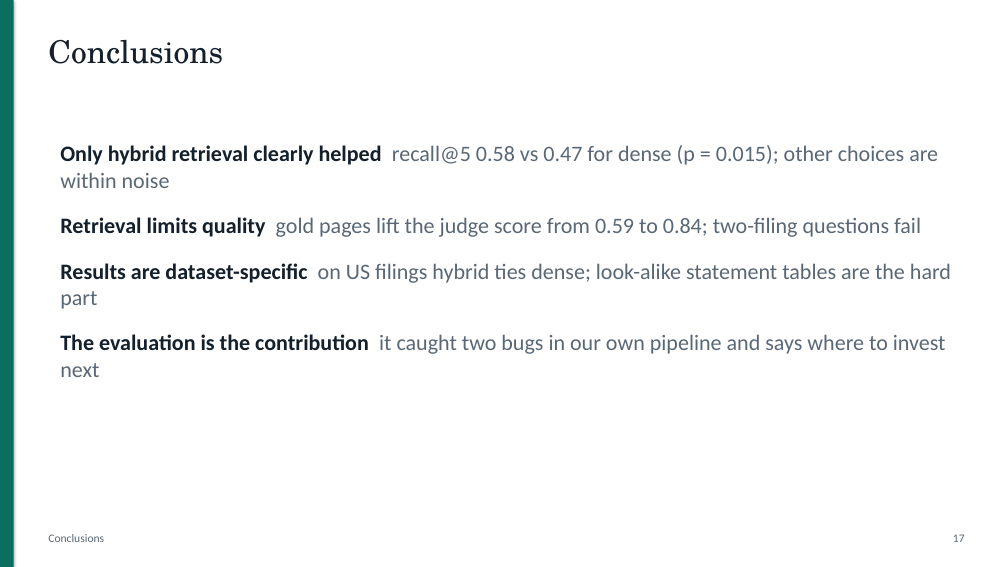
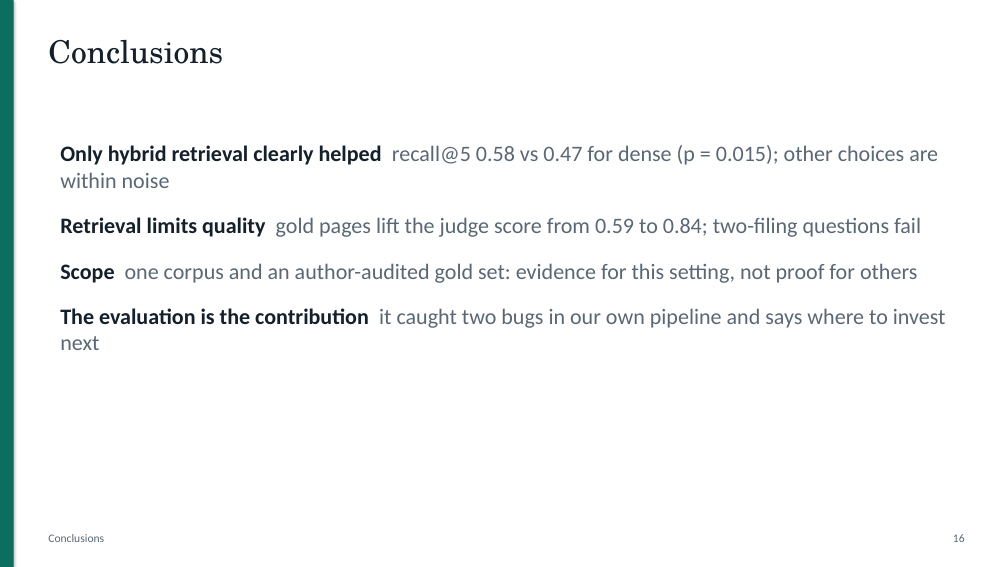
Before and after one commit to DarkkReaper007/RAG-for-financial-analysis, a slide deck: slide 16 of paper/slides.pptx (slide 17 before the commit). Drawn at 1008x567 pixels with LibreOffice and Linux fonts; fonts in the diff are those of the drawing. Boxes give left, top, right and bottom in pixels: in the first picture for what was removed or moved away, otherwise in the second. Text is boxed around its words. In the diff, an @@ line names an element or a change of style, - is before the commit and + after.

```diff
--- a/paper/slides.pptx
+++ b/paper/slides.pptx
@@ text at [60,263,917,283]: text changed @@
-Results are dataset-specific on US filings hybrid ties dense; look-alike statement tables are the hard part
+Scope one corpus and an author-audited gold set: evidence for this setting, not proof for others
@@ text at [953,534,965,542]: text changed @@
-17
+16
```
Also in this commit, not shown: 7 other slides changed, 1 slide removed, 14 other files.
